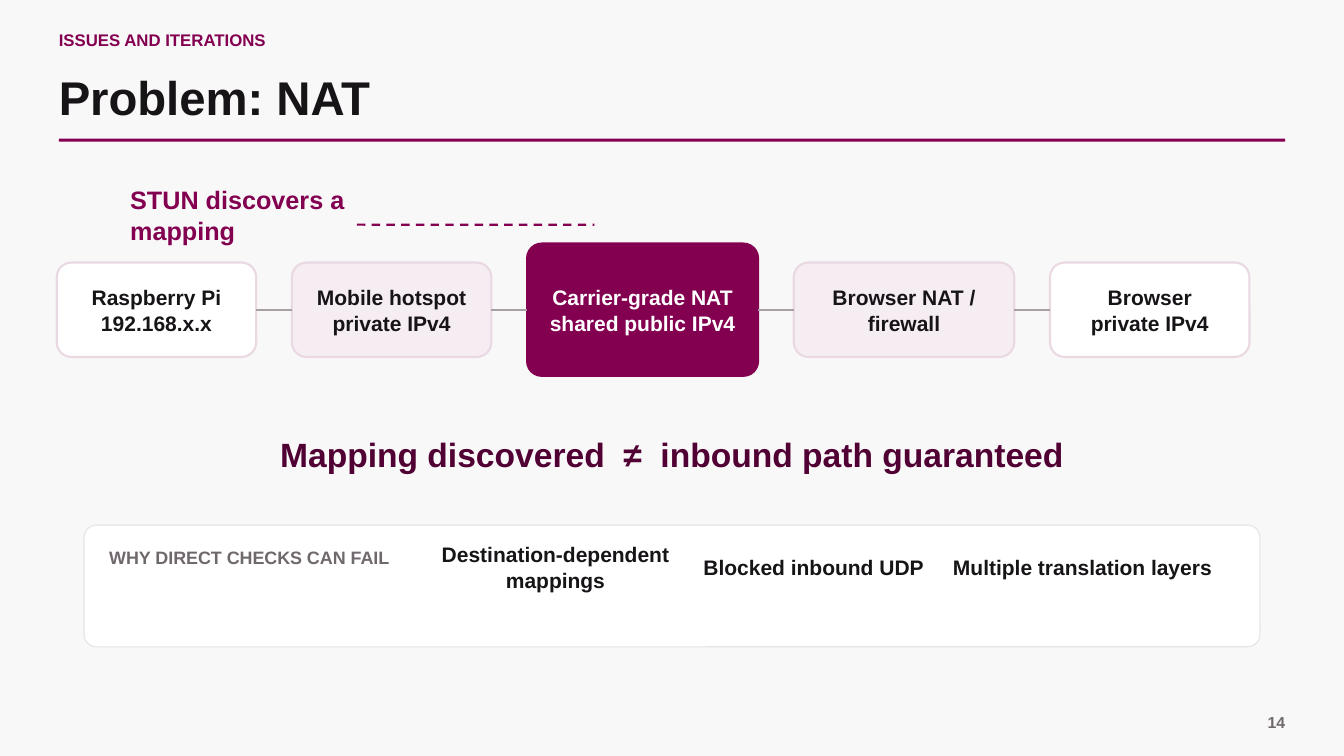
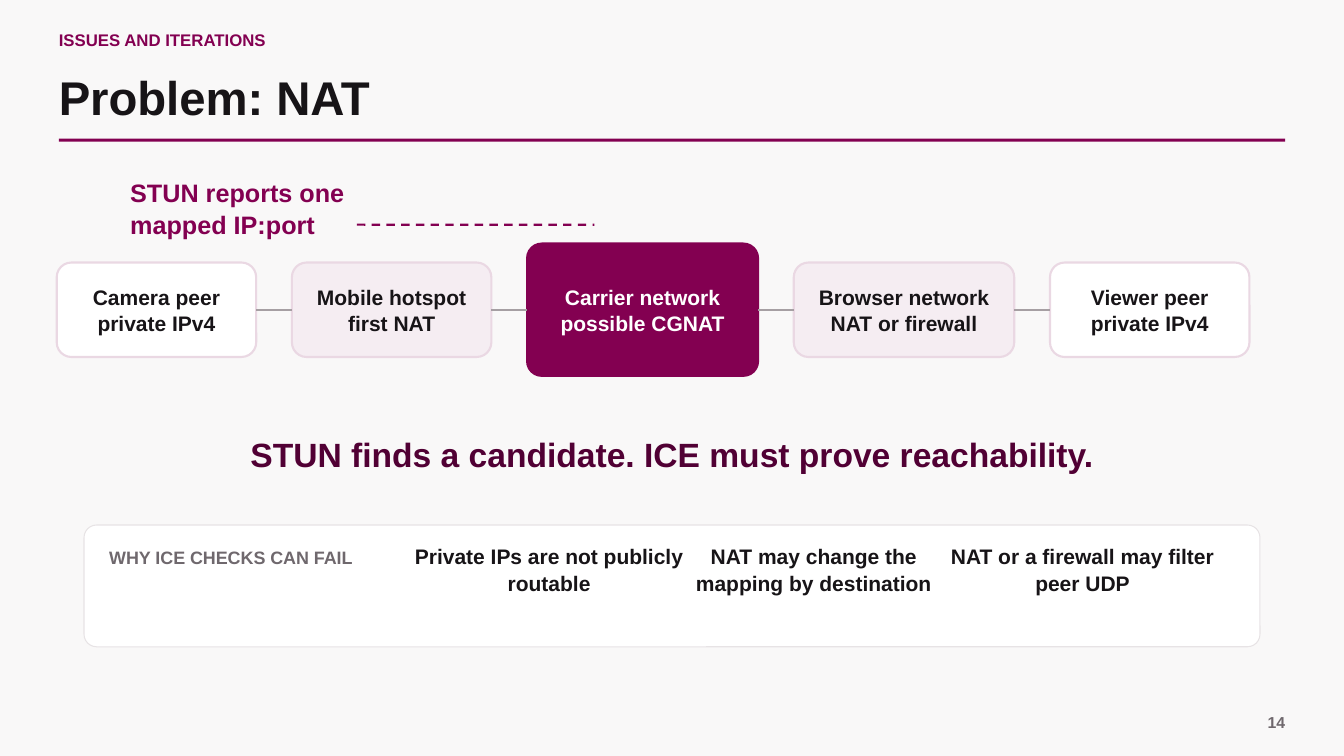
Before and after one commit to scarlet-radio-control/scarlet-radio-control, a slide deck: slide 13 of PRESENTATION.pptx. Drawn at 1344x756 pixels with LibreOffice and Linux fonts; fonts in the diff are those of the drawing. Boxes give left, top, right and bottom in pixels: in the first picture for what was removed or moved away, otherwise in the second. Text is boxed around its words. In the diff, an @@ line names an element or a change of style, - is before the commit and + after.

```diff
--- a/PRESENTATION.pptx
+++ b/PRESENTATION.pptx
@@ text at (130,184,344,239): text changed @@
-STUN discovers a mapping
+STUN reports one
+mapped IP:port
@@ text in rounded rectangle at (93,290,220,336): text changed @@
-Raspberry Pi
-192.168.x.x
+Camera peer
+private IPv4
@@ text in rounded rectangle at (561,289,724,336): text changed @@
-Carrier-grade NAT
-shared public IPv4
+Carrier network
+possible CGNAT
@@ text in rounded rectangle at (819,289,989,332): text changed @@
-Browser NAT / firewall
+Browser network
+NAT or firewall
@@ text in rounded rectangle at (1091,289,1208,310): text changed @@
-Browser
+Viewer peer
@@ text in rounded rectangle at (348,315,436,332): text changed @@
-private IPv4
+first NAT
@@ text "STUN finds a candidate. ICE ..." at (250,442,1093,474): vertical alignment top to middle @@
@@ text at (250,442,1093,474): text changed @@
-Mapping discovered ≠ inbound path guaranteed
+STUN finds a candidate. ICE must prove reachability.
@@ text at (109,551,353,564): text changed @@
-WHY DIRECT CHECKS CAN FAIL
+WHY ICE CHECKS CAN FAIL
@@ text at (415,548,683,592): text changed @@
-Destination-dependent mappings
+Private IPs are not publicly routable
@@ text at (696,548,931,595): text changed @@
-Blocked inbound UDP
+NAT may change the mapping by destination
@@ text at (951,548,1213,595): text changed @@
-Multiple translation layers
+NAT or a firewall may filter peer UDP
```
Also in this commit, not shown: 1 other slide changed.
